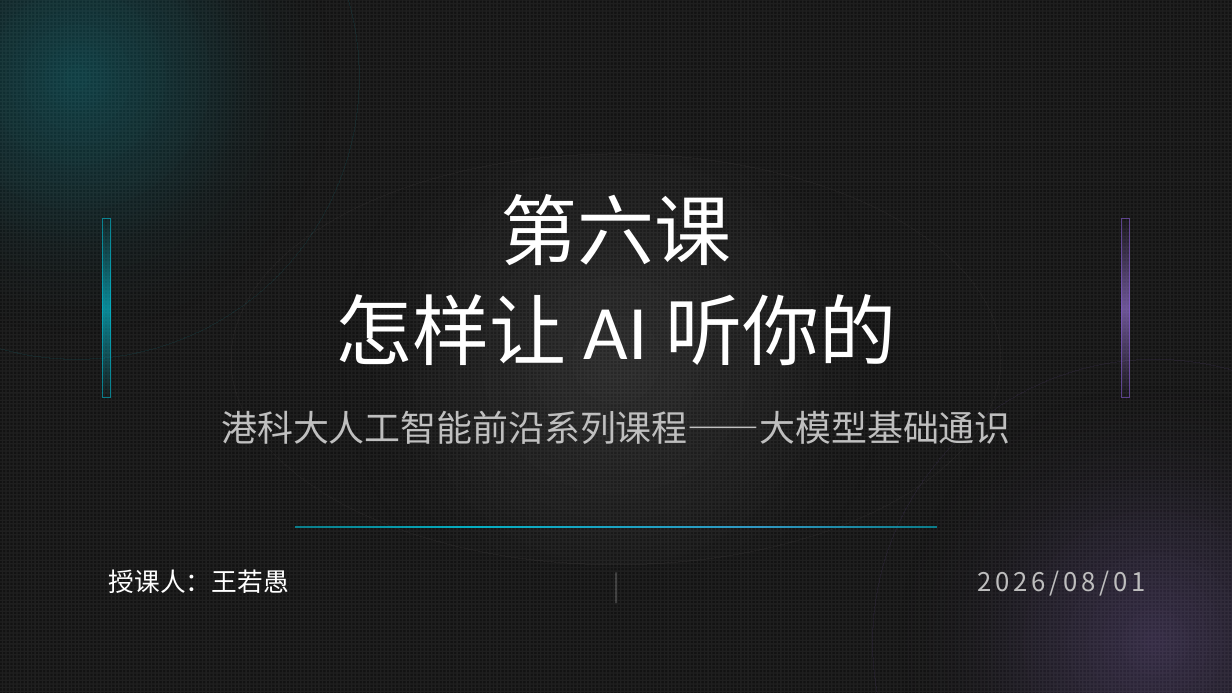
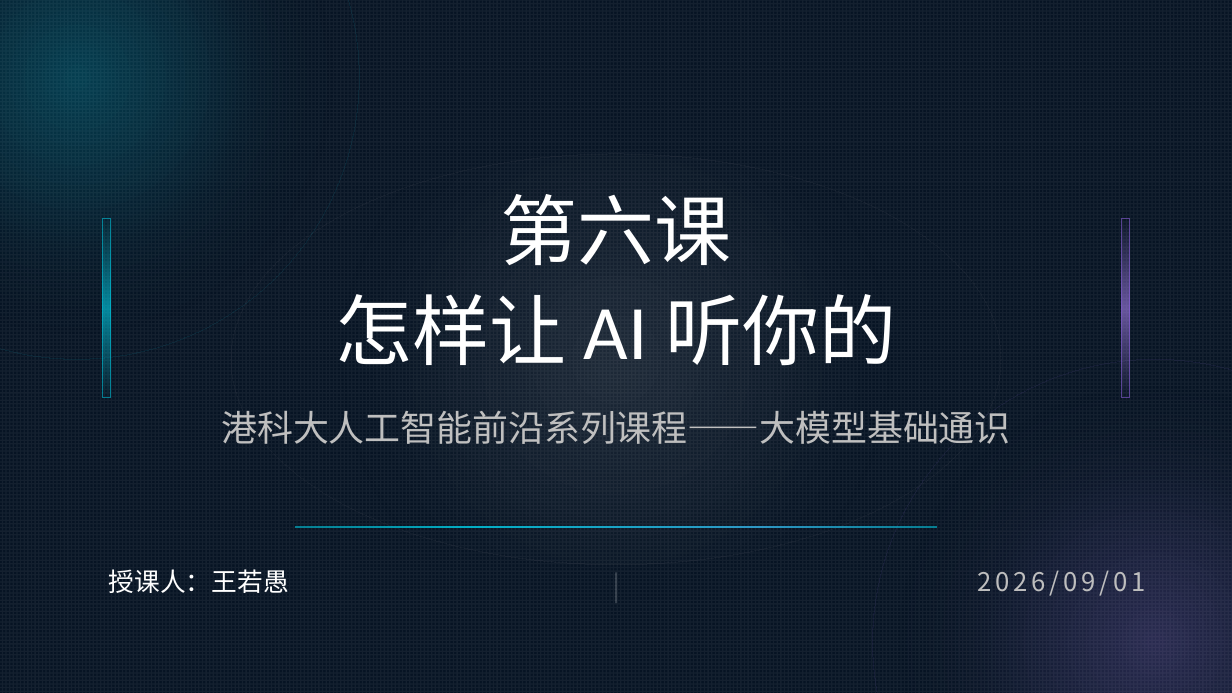
Before and after one commit to TramsWang/Intro2AITechs, a slide deck: slide 1 of 1-基础通识部分/8课时/第6课.pptx. Drawn at 1232x693 pixels with LibreOffice and Linux fonts; fonts in the diff are those of the drawing; background and template pictures are left out. Boxes give left, top, right and bottom in pixels: in the first picture for what was removed or moved away, otherwise in the second. Text is boxed around its words. In the diff, an @@ line names an element or a change of style, - is before the commit and + after.

```diff
--- a/1-基础通识部分/8课时/第6课.pptx
+++ b/1-基础通识部分/8课时/第6课.pptx
@@ background #121212 to #061323 @@
@@ text at (977, 570, 1146, 596): text changed @@
-2026/08/01
+2026/09/01
```
Also in this commit, not shown: 17 other slides changed, 2 slides added, 27 other files.
